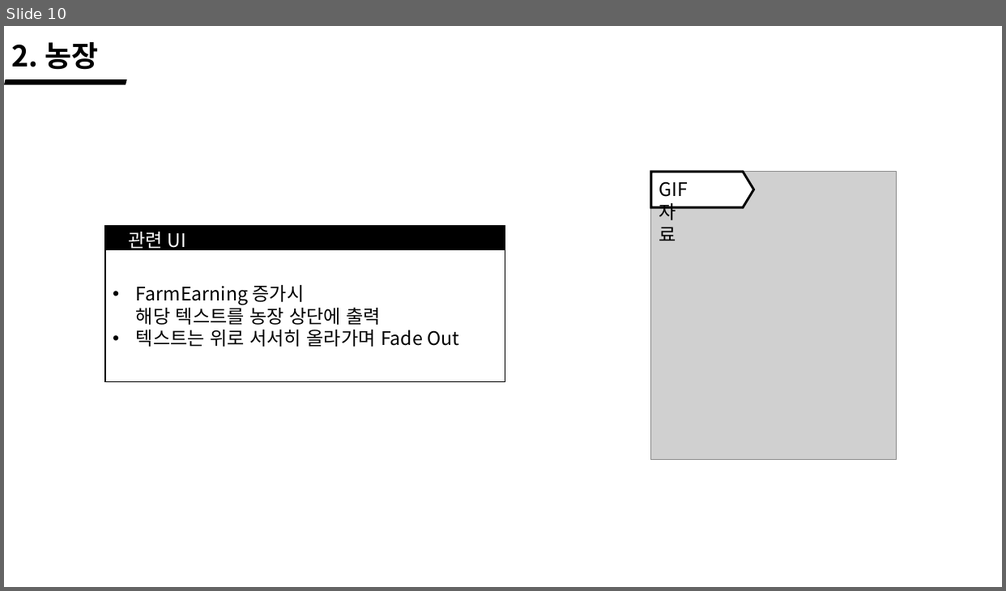
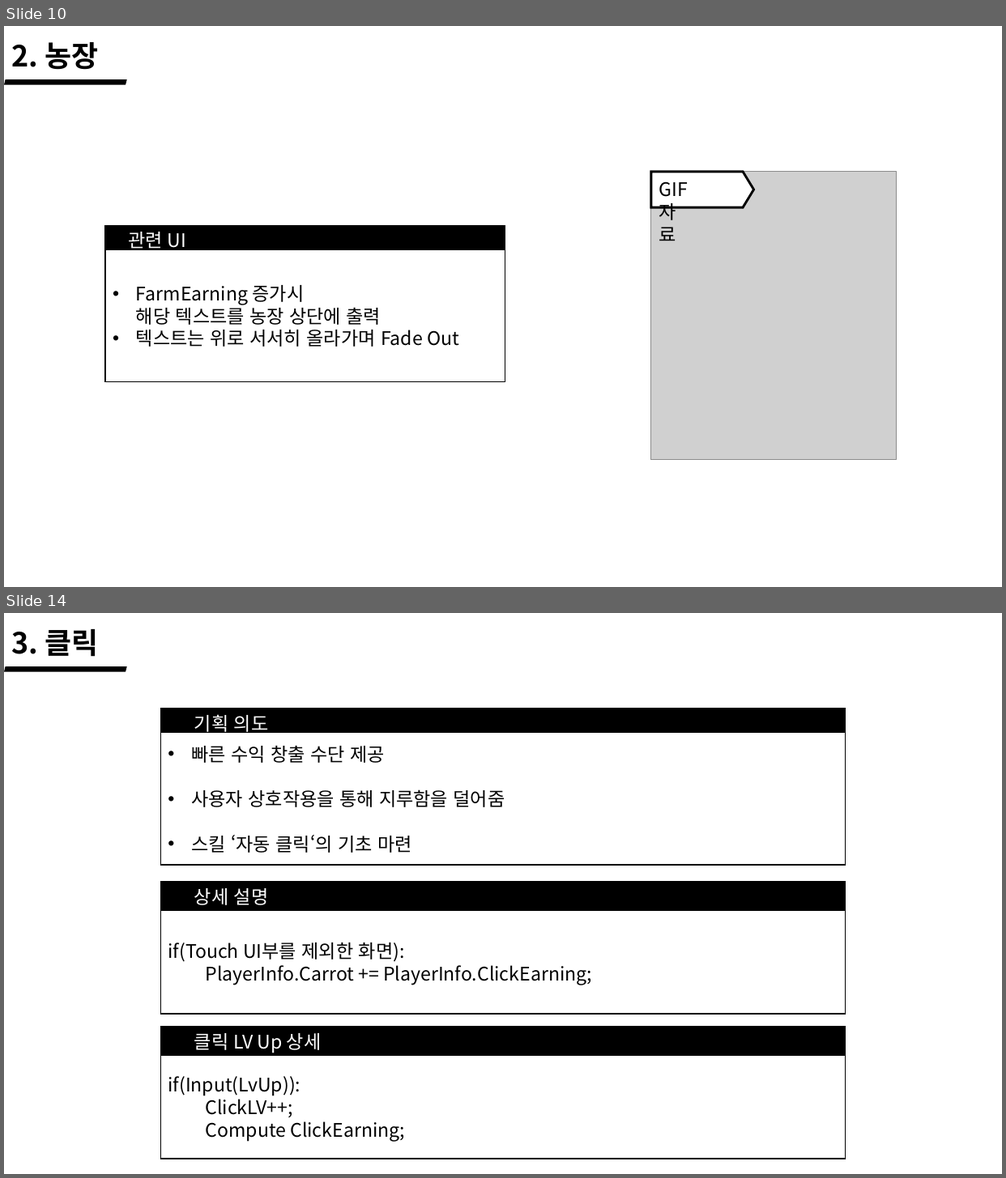
Before and after one commit to wlrud753/CarryCarrot, a slide deck: 기획서/당근키우기 시스템.pptx. Shown one above the other, each under a label of ours: slide 10 before the commit, slides 10 and 14 after it; the slides between them are not shown. The pictures are 1006x591 and 1006x1178 pixels, drawn with LibreOffice and Linux fonts; fonts in the diff are those of the drawing; grey boxes stand for pictures. Boxes give left, top, right and bottom in pixels: in the first picture for what was removed or moved away, otherwise in the second. Text is boxed around its words. In the diff, an @@ line names an element or a change of style, - is before the commit and + after.

```diff
--- a/기획서/당근키우기 시스템.pptx
+++ b/기획서/당근키우기 시스템.pptx
@@ slide 14 added at (4,613,1002,1174), background #FFFFFF @@
@@ text added at (11,629,98,657), 28 pt, text #000000, bold @@
+3. 클릭
@@ parallelogram added at (4,667,127,672), fill #000000 @@
@@ rectangle added at (160,708,846,865), fill #000000, outline #000000 1 pt @@
@@ rectangle added at (160,733,846,865), fill #FFFFFF, outline #000000 1 pt, 18 pt, text #000000 @@
+• 빠른 수익 창출 수단 제공
+• 사용자 상호작용을 통해 지루함을 덜어줌
+• 스킬 ‘자동 클릭‘의 기초 마련
@@ text added at (194,714,269,735), 18 pt, text #FFFFFF @@
+기획 의도
@@ rectangle added at (160,882,846,1014), fill #000000, outline #000000 1 pt @@
@@ text added at (194,888,269,905), 18 pt, text #FFFFFF @@
+상세 설명
@@ rectangle added at (160,911,846,1014), fill #FFFFFF, outline #000000 1 pt, 18 pt, text #000000 @@
+if(Touch UI부를 제외한 화면):
+  PlayerInfo.Carrot += PlayerInfo.ClickEarning;
@@ rectangle added at (160,1026,846,1159), fill #000000, outline #000000 1 pt @@
@@ text added at (194,1033,322,1053), 18 pt, text #FFFFFF @@
+클릭 LV Up 상세
@@ rectangle added at (160,1055,846,1159), fill #FFFFFF, outline #000000 1 pt, 18 pt, text #000000 @@
+if(Input(LvUp)):
+  ClickLV++;
+  Compute ClickEarning;
```
Also in this commit, not shown: 6 slides changed, 5 other slides added, 1 other file.
